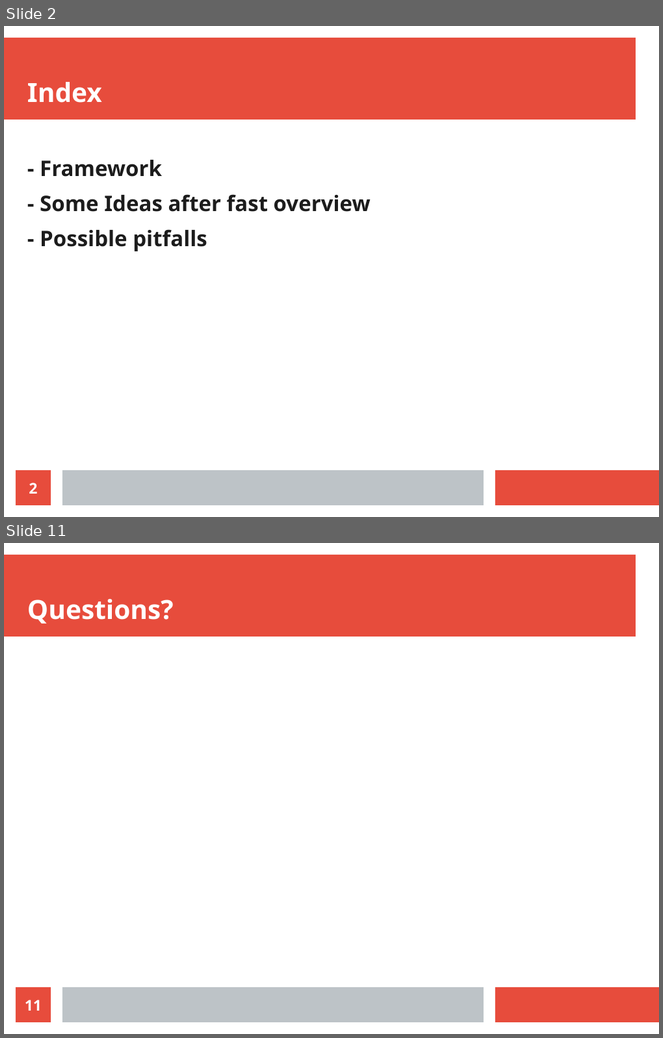
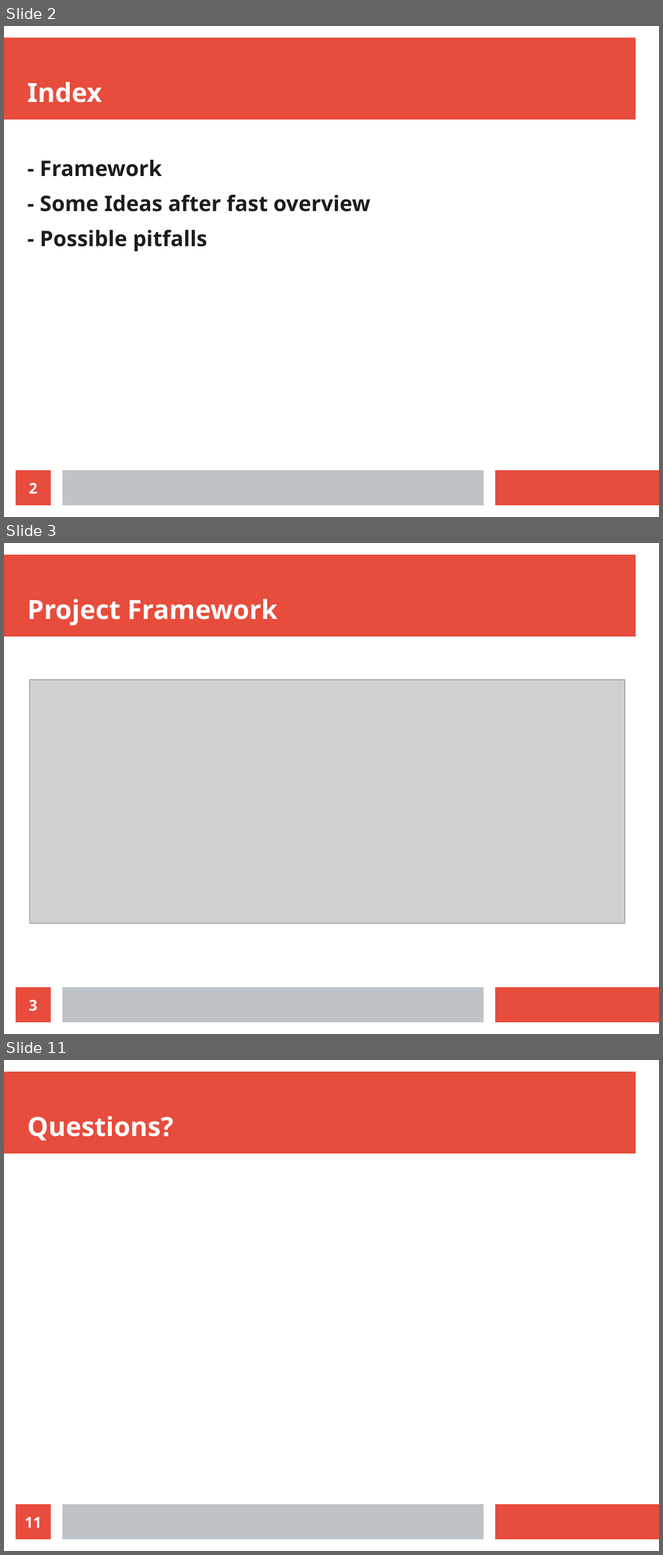
Before and after one commit to alefbenages/CrediOne, a slide deck: Presentation.odp. Shown one above the other, each under a label of ours: slides 2 and 11 before the commit, slides 2, 3 and 11 after it; the slides between them are not shown. The pictures are 663x1038 and 663x1555 pixels, drawn with LibreOffice and Linux fonts; fonts in the diff are those of the drawing; grey boxes stand for pictures. Boxes give left, top, right and bottom in pixels: in the first picture for what was removed or moved away, otherwise in the second. Text is boxed around its words. In the diff, an @@ line names an element or a change of style, - is before the commit and + after.

```diff
--- a/Presentation.odp
+++ b/Presentation.odp
@@ slide 3 added at box(4, 543, 659, 1034), background #FFFFFF; not listed: 3 template elements that a slide beside it also shows @@
@@ title added at box(27, 599, 278, 626), 32 pt, text #FFFFFF, bold @@
+Project Framework
@@ picture added at box(29, 679, 625, 923) @@
@@ page number added at box(16, 988, 51, 1023), fill #E74C3C, 18 pt, text #FFFFFF, bold @@
+3
```
Also in this commit, not shown: 5 slides changed, 6 other slides added, 4 slides removed, 19 other files.
